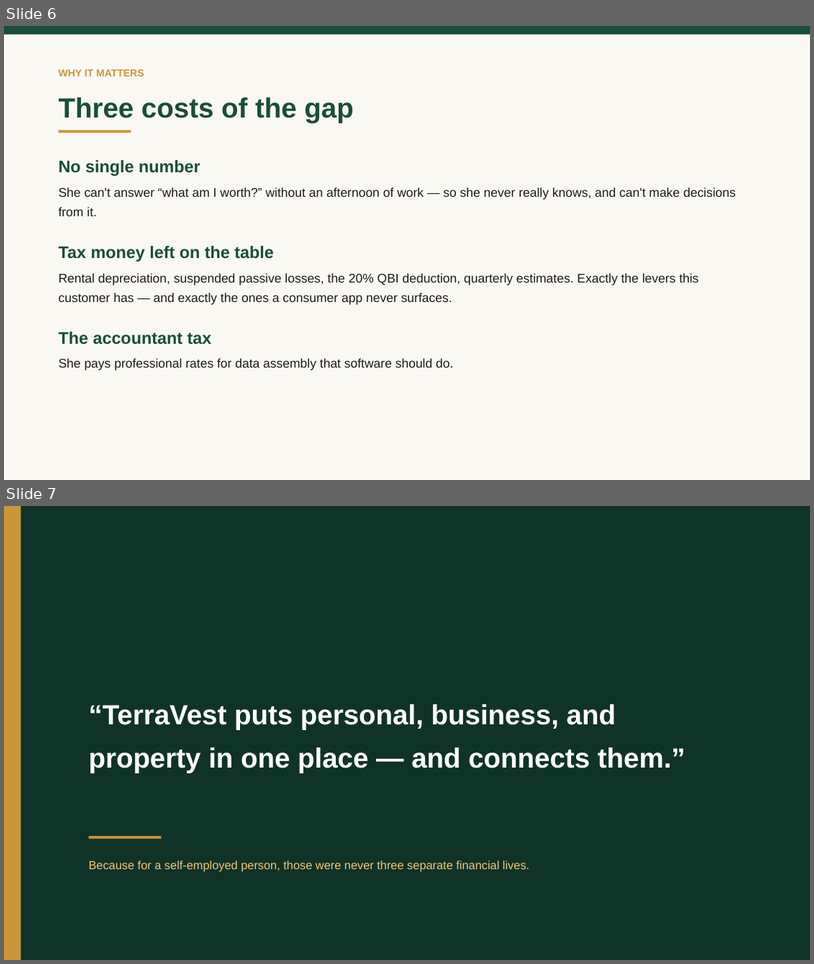
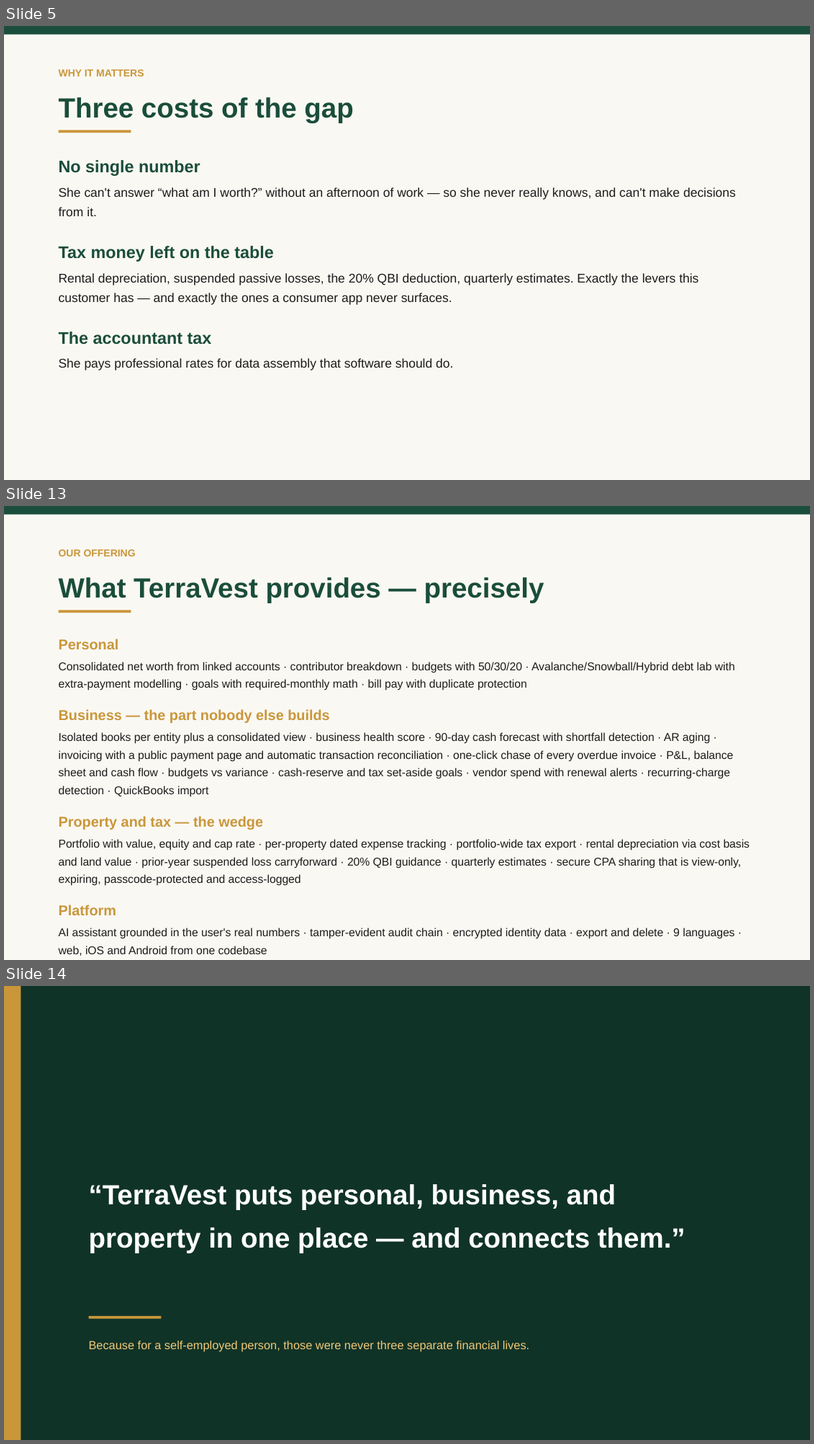
Before and after one commit to vadlapatlasuresh/my-wealth-management, a slide deck: DOCUMENTATION/TerraVest-Showcase-Deck.pptx. Shown one above the other, each under a label of ours: slides 6 and 7 before the commit, slides 5, 13 and 14 after it; the slides between them are not shown. The pictures are 814x964 and 814x1444 pixels, drawn with LibreOffice and Linux fonts; fonts in the diff are those of the drawing. Boxes give left, top, right and bottom in pixels: in the first picture for what was removed or moved away, otherwise in the second. Text is boxed around its words. In the diff, an @@ line names an element or a change of style, - is before the commit and + after.

```diff
--- a/DOCUMENTATION/TerraVest-Showcase-Deck.pptx
+++ b/DOCUMENTATION/TerraVest-Showcase-Deck.pptx
@@ slide 13 added at [4, 506, 810, 960], background #FFFFFF @@
@@ rectangle added at [4, 506, 810, 960], fill #FAF8F3 @@
@@ rectangle added at [4, 506, 810, 515], fill #1A4D3B @@
@@ text added at [59, 549, 136, 556], 12 pt, text #C9973A, bold @@
+OUR OFFERING
@@ text added at [59, 577, 545, 602], 33 pt, text #1A4D3B, bold @@
+What TerraVest provides — precisely
@@ rectangle added at [59, 610, 131, 613], fill #C9973A @@
@@ text added at [59, 638, 751, 955], 13.5 pt, text #1C1C1A @@
+Personal
+Consolidated net worth from linked accounts · contributor breakdown · budgets with 50/30/20 · Avalanche/Snowball/Hybrid debt lab with extra-payment modelling · goals with required-monthly math · bill pay with duplicate protection
+Business — the part nobody else builds
+Isolated books per entity plus a consolidated view · business health score · 90-day cash forecast with shortfall detection · AR aging · invoicing with a public payment page and automatic transaction reconciliation · one-click chase of every overdue invoice · P&L, balance sheet and cash flow · budgets vs variance · cash-reserve and tax set-aside goals · vendor spend with renewal alerts · recurring-charge detection · QuickBooks import
+Property and tax — the wedge
+Portfolio with value, equity and cap rate · per-property dated expense tracking · portfolio-wide tax export · rental depreciation via cost basis and land value · prior-year suspended loss carryforward · 20% QBI guidance · quarterly estimates · secure CPA sharing that is view-only, expiring, passcode-protected and access-logged
+Platform
+AI assistant grounded in the user's real numbers · tamper-evident audit chain · encrypted identity data · export and delete · 9 languages · web, iOS and Android from one codebase
@@ what was slide 6 is now slide 5 @@
@@ what was slide 7 is now slide 14 @@
```
Also in this commit, not shown: 12 slides changed, 6 other slides added, 18 other files.
